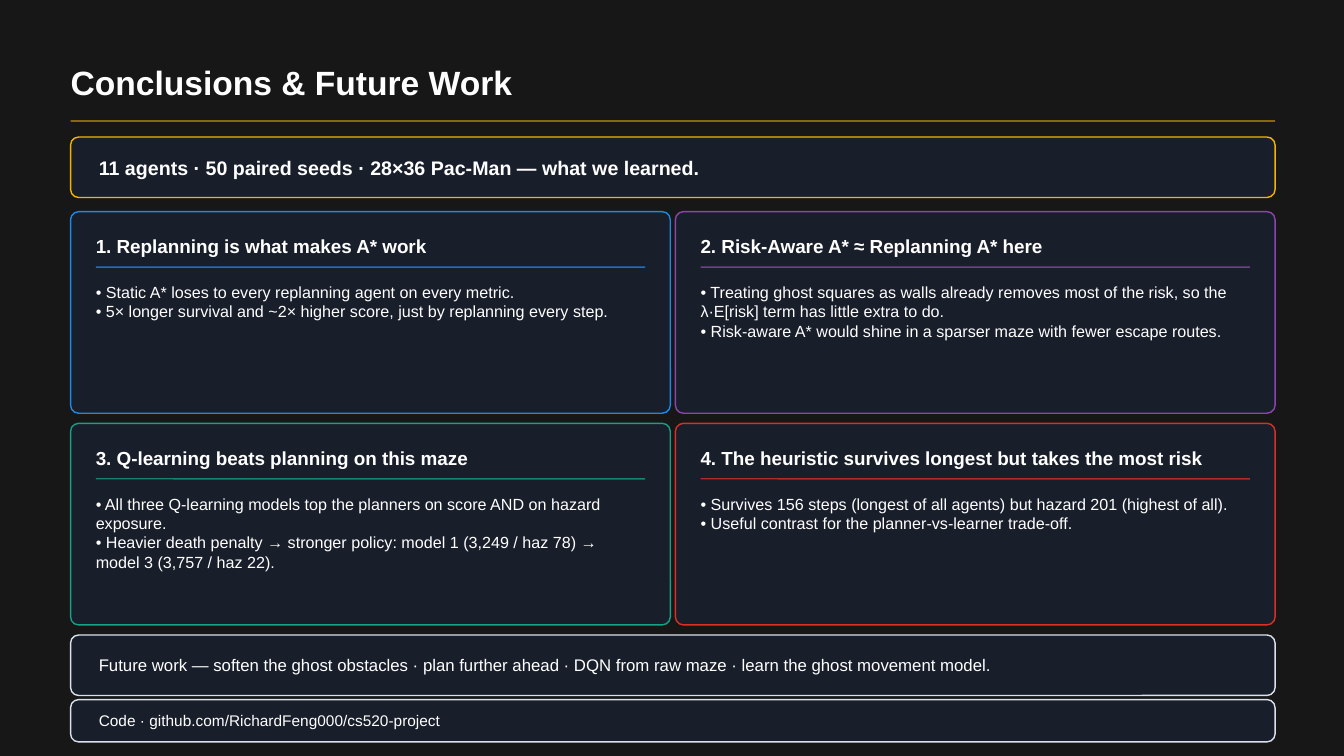
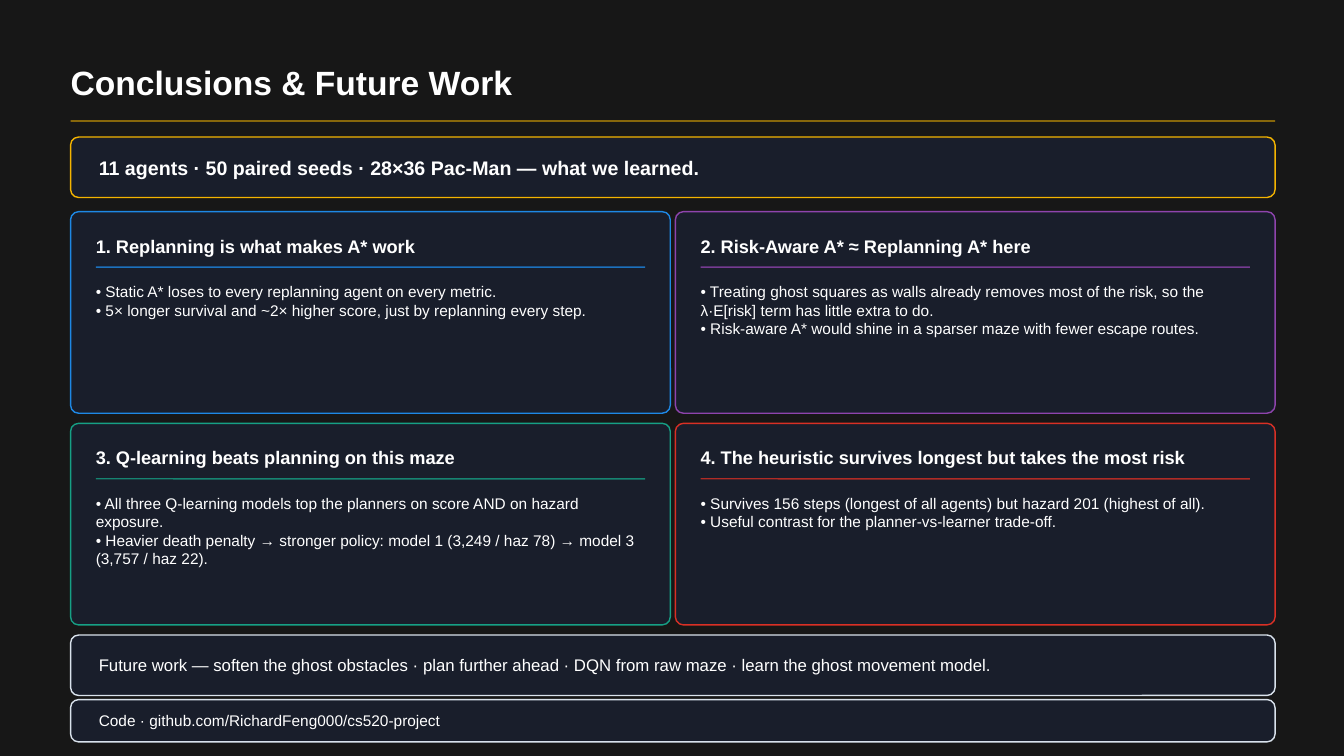
Before and after one commit to RichardFeng000/cs520-project, a slide deck: slide 9 of final_ppt/pacman_rl_final.pptx. Drawn at 1344x756 pixels with LibreOffice and Linux fonts; fonts in the diff are those of the drawing; background and template pictures are left out; a plain dark background stands for a picture behind light text. Boxes give left, top, right and bottom in pixels: in the first picture for what was removed or moved away, otherwise in the second. Text is boxed around its words. In the diff, an @@ line names an element or a change of style, - is before the commit and + after.

```diff
--- a/final_ppt/pacman_rl_final.pptx
+++ b/final_ppt/pacman_rl_final.pptx
@@ size 13.5 to 13 pt in 4 elements at [96, 239, 415, 257], [701, 239, 1030, 257], [96, 450, 454, 468], [701, 450, 1185, 468] @@
@@ size 11.5 to 11 pt in 4 elements at [96, 498, 635, 568], [701, 286, 1204, 338], [105, 286, 586, 319], [710, 498, 1205, 530] @@
```
Also in this commit, not shown: 8 other slides changed.
